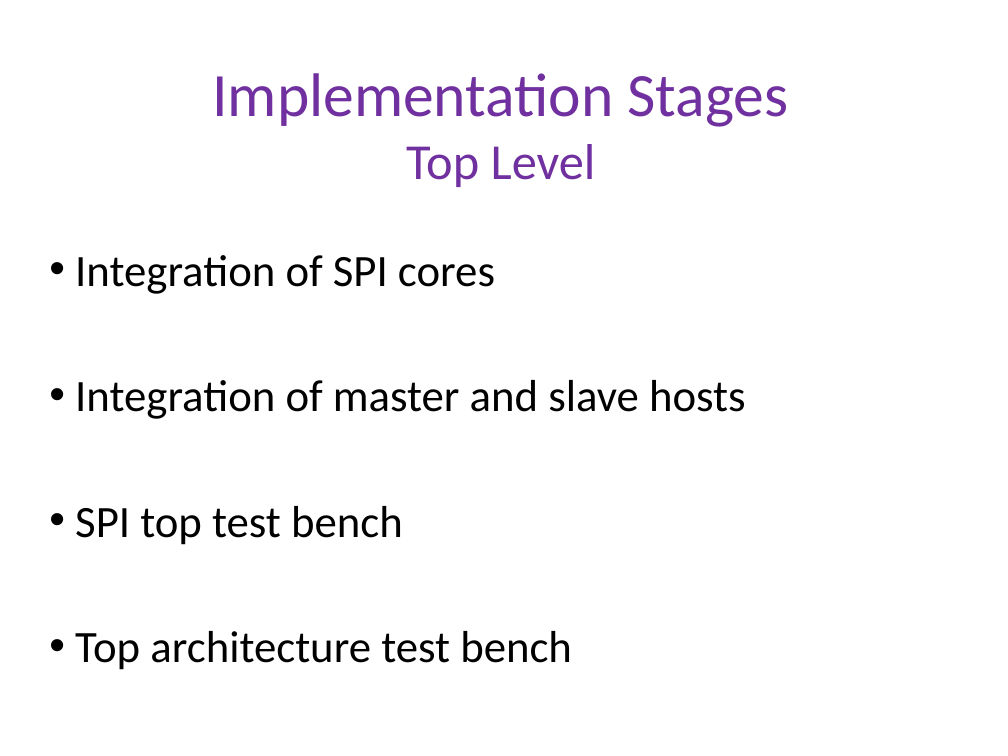
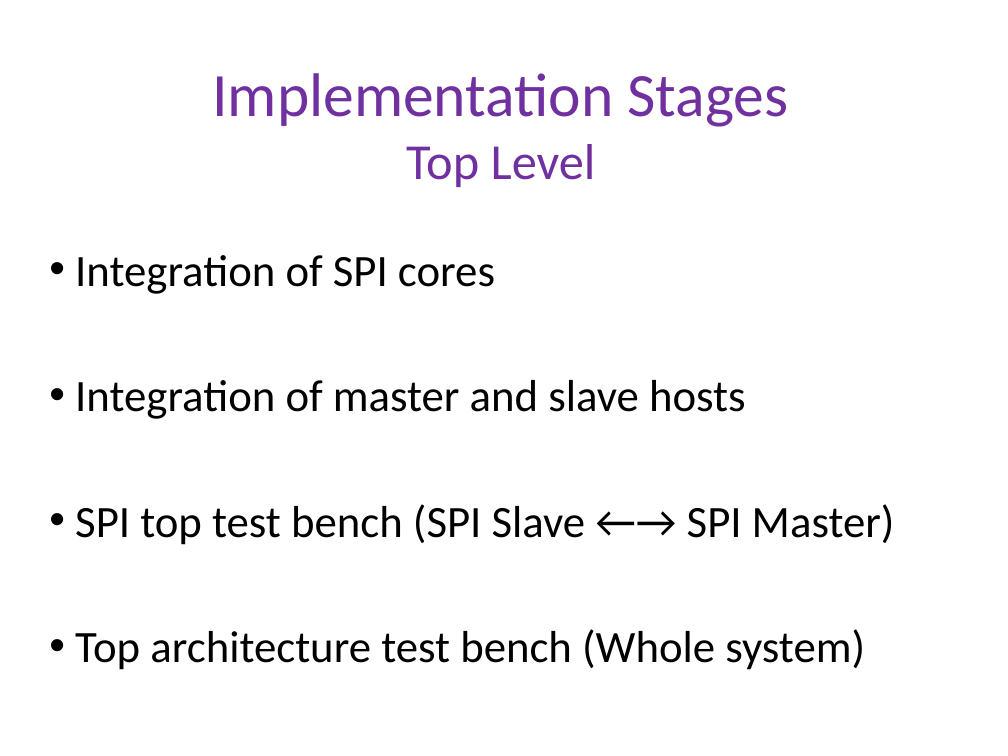
Before and after one commit to dengqingyong/vlsi-spi, a slide deck: slide 14 of Presentations/Final_Presentation/spi_final_presentation.pptx (slide 8 before the commit). Drawn at 1008x756 pixels with LibreOffice and Linux fonts; fonts in the diff are those of the drawing; background and template pictures are left out. Boxes give left, top, right and bottom in pixels: in the first picture for what was removed or moved away, otherwise in the second. Text is boxed around its words. In the diff, an @@ line names an element or a change of style, - is before the commit and + after.

```diff
--- a/Presentations/Final_Presentation/spi_final_presentation.pptx
+++ b/Presentations/Final_Presentation/spi_final_presentation.pptx
@@ subtitle at bbox=[75, 504, 895, 670]: text changed @@
-• SPI top test bench
-• Top architecture test bench
+• SPI top test bench (SPI Slave ←→ SPI Master)
+• Top architecture test bench (Whole system)
```
Also in this commit, not shown: 15 other slides changed, 9 slides added, 1 slide removed, 1 other file.
